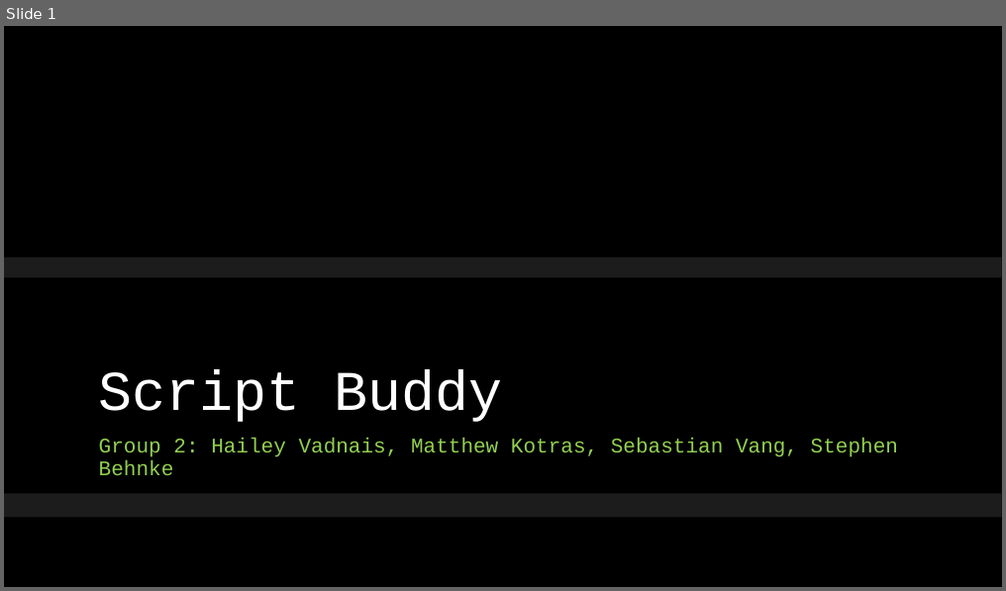
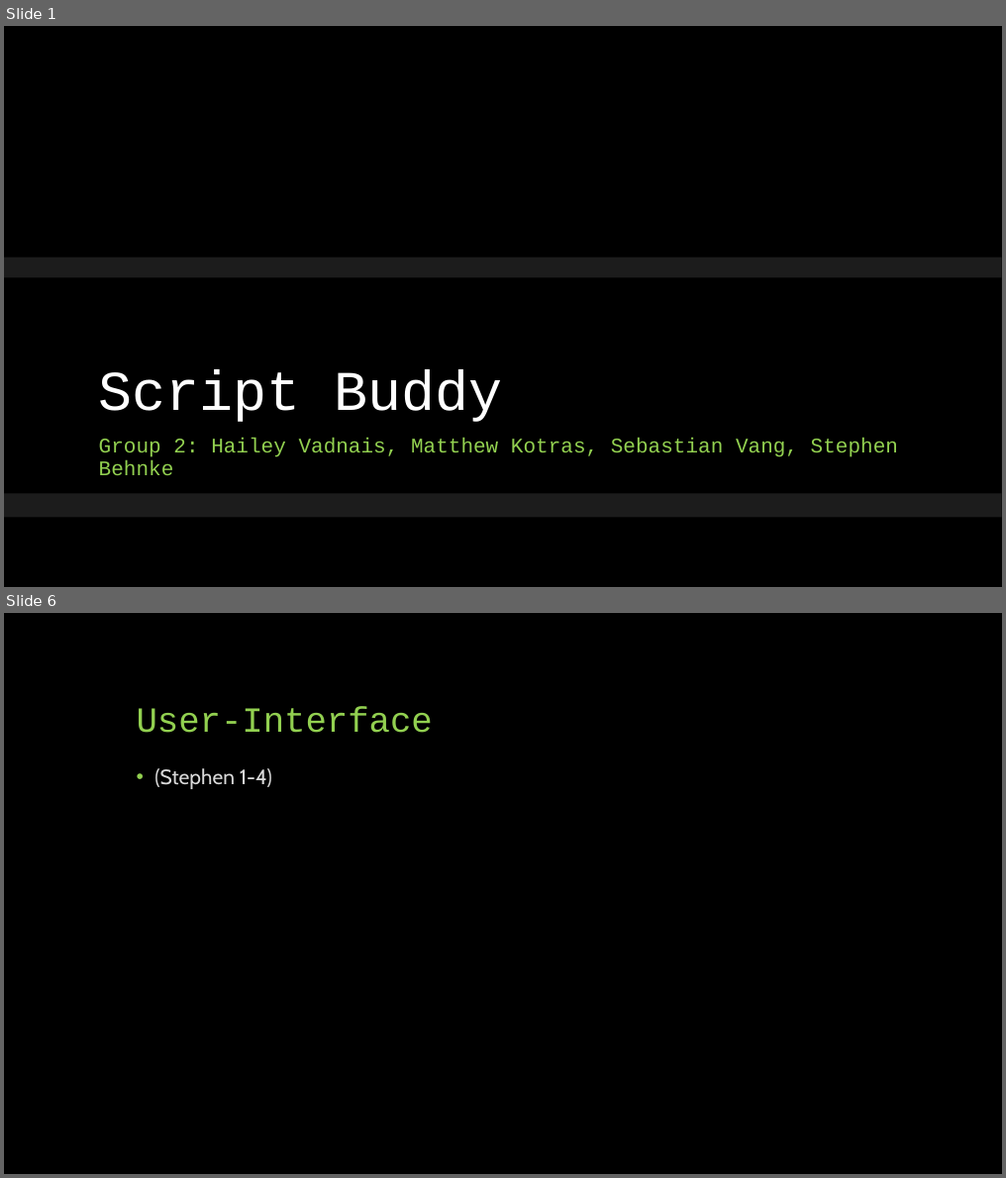
Before and after one commit to CS341-Group-2/sprint-1-presentation, a slide deck: Group 2 Introductory Presentation.pptx. Shown one above the other, each under a label of ours: slide 1 before the commit, slides 1 and 6 after it; the slides between them are not shown. The pictures are 1006x591 and 1006x1178 pixels, drawn with LibreOffice and Linux fonts; fonts in the diff are those of the drawing; background and template pictures are left out. Boxes give left, top, right and bottom in pixels: in the first picture for what was removed or moved away, otherwise in the second. Text is boxed around its words. In the diff, an @@ line names an element or a change of style, - is before the commit and + after.

```diff
--- a/Group 2 Introductory Presentation.pptx
+++ b/Group 2 Introductory Presentation.pptx
@@ slide 6 added at <box>4,613,1002,1174</box>, background #000000 @@
@@ title added at <box>137,707,433,733</box>, 34 pt, text #92D050 @@
+User-Interface
@@ text added at <box>154,768,272,789</box>, 20 pt, text #D9D9D9 @@
+• (Stephen 1-4)
```
Also in this commit, not shown: 5 other slides added, 1 slide removed.
